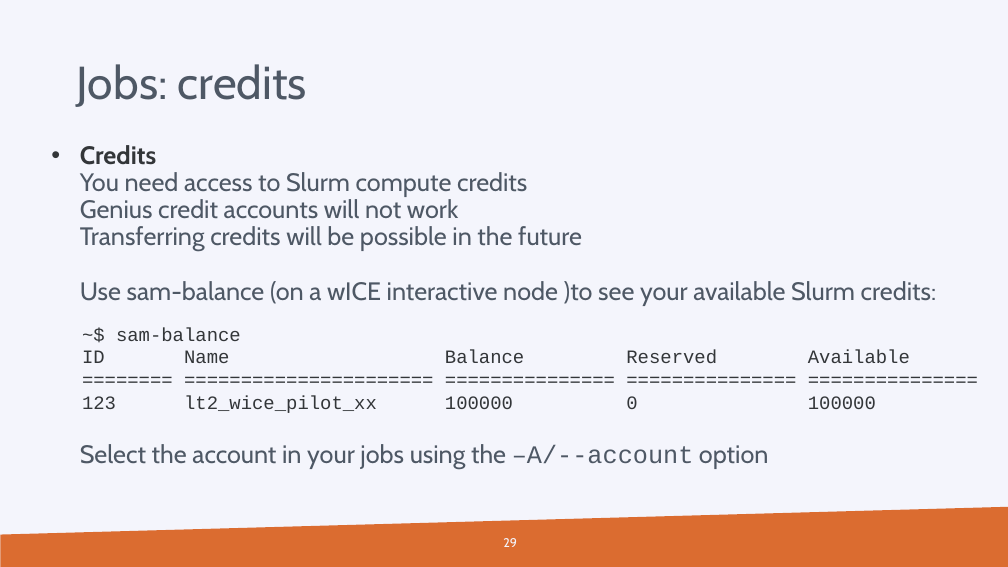
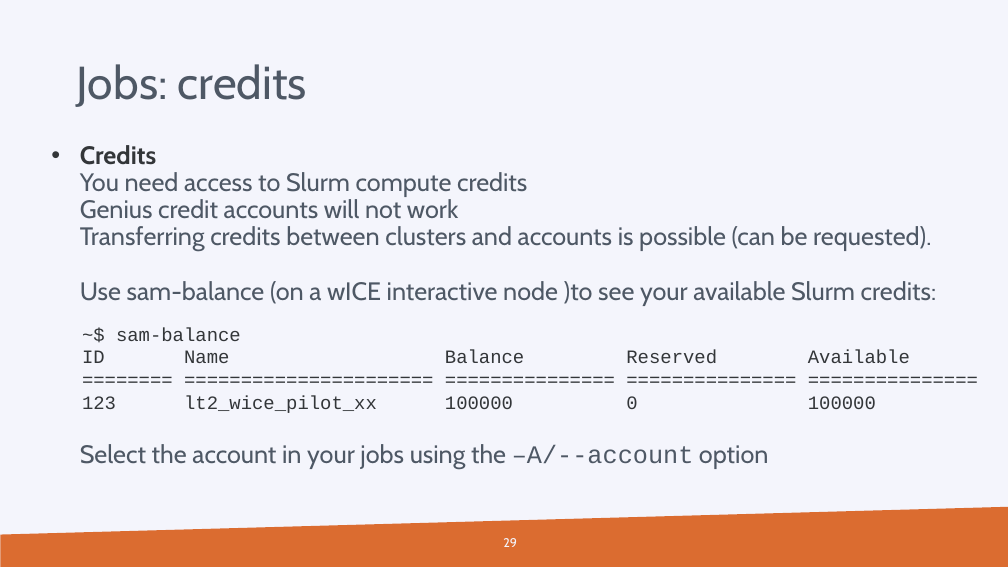
Before and after one commit to hpcleuven/wice-inauguration, a slide deck: slide 29 of Slurm session.pptx. Drawn at 1008x567 pixels with LibreOffice and Linux fonts; fonts in the diff are those of the drawing; background and template pictures are left out. Boxes give left, top, right and bottom in pixels: in the first picture for what was removed or moved away, otherwise in the second. Text is boxed around its words. In the diff, an @@ line names an element or a change of style, - is before the commit and + after.

```diff
--- a/Slurm session.pptx
+++ b/Slurm session.pptx
@@ text at <box>80,145,937,469</box>: text changed @@
-  • Credits
-    You need access to Slurm compute credits
-    Genius credit accounts will not work
-    Transferring credits will be possible in the future
-    Use sam-balance (on a wICE interactive node )to see your available Slurm credits:
-    Select the account in your jobs using the –A/--account option
+  • Credits
+    You need access to Slurm compute credits
+    Genius credit accounts will not work
+    Transferring credits between clusters and accounts is possible (can be requested).
+    Use sam-balance (on a wICE interactive node )to see your available Slurm credits:
+    Select the account in your jobs using the –A/--account option
```
Also in this commit, not shown: 15 other slides changed.
